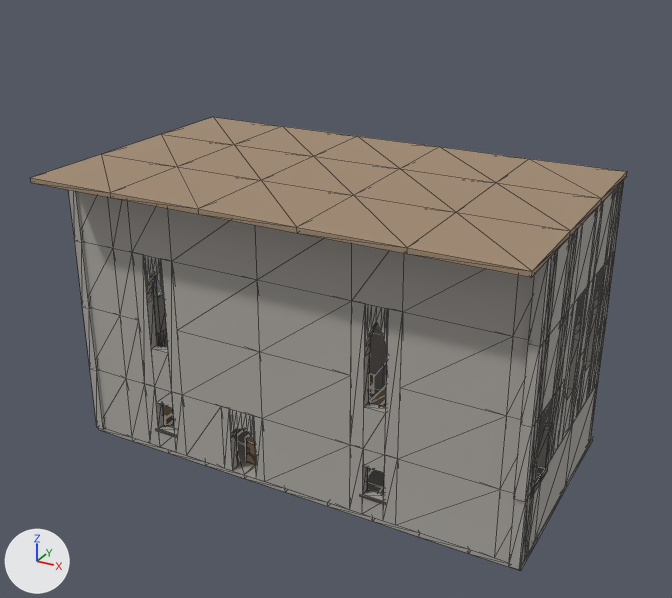
An edit to the glTF model assets/level/garrison/chapel.glb, drawn before and after from the same camera.
The view is the same before and after, from a 50 mm camera at (21.2, -10.9, 22.4) aimed at (4.3, 19.7, 7.1). The lights are fixed; the arrows at lower left show +X, +Y and +Z. The older version comes first. Mesh edges are drawn as thin lines. Where no turn or scale is listed for an object, it has been applied to the vertices.

The scene before the commit, as lines of its bpy script (objects in view):
```python
me_kit_floor_board_4 = bpy.data.meshes.new('kit_floor_board_4')
me_kit_floor_board_4.from_pydata(...)  # a box spanning x -2.0..2.0, y -2.0..2.0, z -0.2..0.0
me_kit_floor_board_4.materials.append(mat_boards)  # beige #a28b73
me_kit_wall_ashlar_4 = bpy.data.meshes.new('kit_wall_ashlar_4')
me_kit_wall_ashlar_4.from_pydata(...)  # a box spanning x -2.0..2.0, y -0.2..0.2, z 0.0..3.0
me_kit_wall_ashlar_4.materials.append(mat_ashlar)  # grey #adaaa4
me_kit_wall_ashlar_window = bpy.data.meshes.new('kit_wall_ashlar_window')
me_kit_wall_ashlar_window.from_pydata(...)  # 32 vertices, 42 faces; spans x -1.0..1.0, y -0.26..0.2, z 0.0..3.0
me_kit_wall_ashlar_window.materials.append(mat_ashlar)  # grey #adaaa4
ob_floor_board_4_080 = bpy.data.objects.new('floor_board_4.080', me_kit_floor_board_4)
ob_floor_board_4_080.location = (0.0, 24.0, 12.2)
ob_wall_ashlar_4_042 = bpy.data.objects.new('wall_ashlar_4.042', me_kit_wall_ashlar_4)
ob_wall_ashlar_4_042.location = (11.0, 16.2, 6.0)
ob_wall_ashlar_window_003 = bpy.data.objects.new('wall_ashlar_window.003', me_kit_wall_ashlar_window)
ob_wall_ashlar_window_003.location = (-2.0, 16.2, 0.0)
# also in view: 'wall_ashlar_1.092' at (-3.5, 16.2, 7.5); 'wall_ashlar_2.042' at (-2.0, 16.2, 10.5); 'floor_board_4.079' at (-4.0, 16.0, 12.1); 'wall_ashlar_1.096' at (13.5, 16.2, 10.5); 'floor_board_4.082' at (0.0, 16.0, 12.1)
```
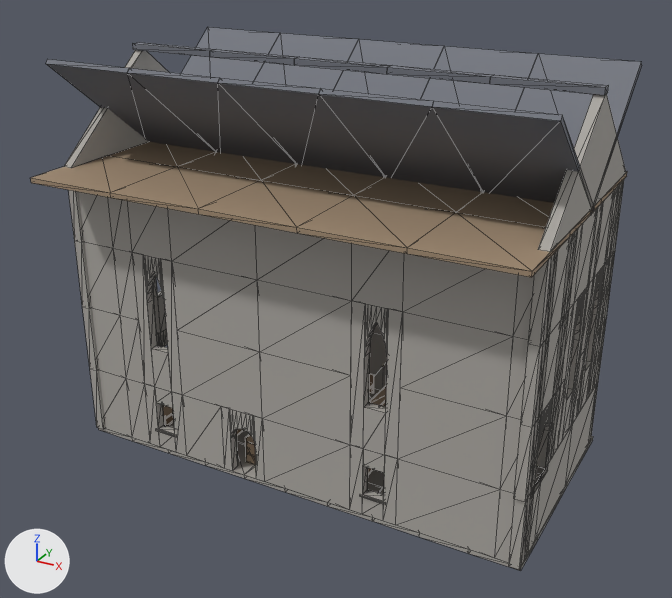
Boxes (x1, y1, x2, y2) around the edits, measured in the pictures (672 x 598 px):
```json
{"object": "roof_ridge_4x10.005", "change": "added", "after": [432, 53, 642, 213]}
{"object": "roof_ridge_4x10.004", "change": "added", "after": [319, 46, 538, 192]}
{"object": "roof_ridge_4x10.003", "change": "added", "after": [218, 39, 444, 177]}
{"object": "roof_ridge_4x10.002", "change": "added", "after": [127, 33, 358, 164]}
{"object": "roof_ridge_4x10.001", "change": "added", "after": [46, 27, 280, 152]}
{"object": "gable_10.002", "change": "added", "after": [538, 94, 626, 252]}
{"object": "gable_10.001", "change": "added", "after": [64, 50, 168, 168]}
{"object": "floor_board_4.089", "change": "unchanged, covered by the edit", "before": [497, 159, 627, 203], "after": [601, 171, 627, 203]}
{"object": "floor_board_4.086", "change": "unchanged, covered by the edit", "before": [402, 147, 528, 183]}
{"object": "floor_board_4.083", "change": "unchanged, covered by the edit", "before": [314, 136, 439, 169]}
{"object": "floor_board_4.080", "change": "unchanged, covered by the edit", "before": [235, 126, 357, 156]}
```

Edits to the scene script, one JSON object a line:
```json
{"op": "add", "block": "mat_slate", "code": ["mat_slate = principled_material('slate')", "mat_slate.base_color = (0.18, 0.19, 0.22)  # grey #767981", "mat_slate.roughness = 0.9"]}
{"op": "add", "block": "me_kit_roof_ridge_4x10", "code": ["me_kit_roof_ridge_4x10 = bpy.data.meshes.new('kit_roof_ridge_4x10')", "me_kit_roof_ridge_4x10.from_pydata(...)  # 24 vertices, 36 faces; spans x -2.0..2.0, y -5.3..5.3, z -0.27..4.27", "me_kit_roof_ridge_4x10.materials.append(mat_slate)  # grey #767981"]}
{"op": "add", "block": "me_kit_gable_10", "code": ["me_kit_gable_10 = bpy.data.meshes.new('kit_gable_10')", "me_kit_gable_10.from_pydata([(-5.0, -0.2, 0.0), (5.0, -0.2, 0.0), (0.0, -0.2, 4.0), (0.0, 0.2, 4.0), (5.0, 0.2, 0.0), (-5.0, 0.2, 0.0)], [], [(0, 1, 2), (3, 4, 5), (1, 4, 3), (1, 3, 2), (5, 0, 2), (5, 2, 3), (0, 5, 4), (0, 4, 1)])", "me_kit_gable_10.materials.append(mat_ashlar)  # grey #adaaa4"]}
{"op": "add", "block": "ob_roof_ridge_4x10_005", "code": ["ob_roof_ridge_4x10_005 = bpy.data.objects.new('roof_ridge_4x10.005', me_kit_roof_ridge_4x10)", "ob_roof_ridge_4x10_005.location = (12.0, 20.8, 12.2)"]}
{"op": "add", "block": "ob_roof_ridge_4x10_004", "code": ["ob_roof_ridge_4x10_004 = bpy.data.objects.new('roof_ridge_4x10.004', me_kit_roof_ridge_4x10)", "ob_roof_ridge_4x10_004.location = (8.0, 20.8, 12.2)"]}
{"op": "add", "block": "ob_roof_ridge_4x10_003", "code": ["ob_roof_ridge_4x10_003 = bpy.data.objects.new('roof_ridge_4x10.003', me_kit_roof_ridge_4x10)", "ob_roof_ridge_4x10_003.location = (4.0, 20.8, 12.2)"]}
{"op": "add", "block": "ob_roof_ridge_4x10_002", "code": ["ob_roof_ridge_4x10_002 = bpy.data.objects.new('roof_ridge_4x10.002', me_kit_roof_ridge_4x10)", "ob_roof_ridge_4x10_002.location = (0.0, 20.8, 12.2)"]}
{"op": "add", "block": "ob_roof_ridge_4x10_001", "code": ["ob_roof_ridge_4x10_001 = bpy.data.objects.new('roof_ridge_4x10.001', me_kit_roof_ridge_4x10)", "ob_roof_ridge_4x10_001.location = (-4.0, 20.8, 12.2)"]}
{"op": "add", "block": "ob_gable_10_002", "code": ["ob_gable_10_002 = bpy.data.objects.new('gable_10.002', me_kit_gable_10)", "ob_gable_10_002.location = (13.8, 20.8, 12.2)", "ob_gable_10_002.rotation_euler = (0.0, 0.0, 1.571)  # degrees (0, 0, 90)"]}
{"op": "add", "block": "ob_gable_10_001", "code": ["ob_gable_10_001 = bpy.data.objects.new('gable_10.001', me_kit_gable_10)", "ob_gable_10_001.location = (-5.8, 20.8, 12.2)", "ob_gable_10_001.rotation_euler = (0.0, 0.0, 1.571)  # degrees (0, 0, 90)"]}
```
